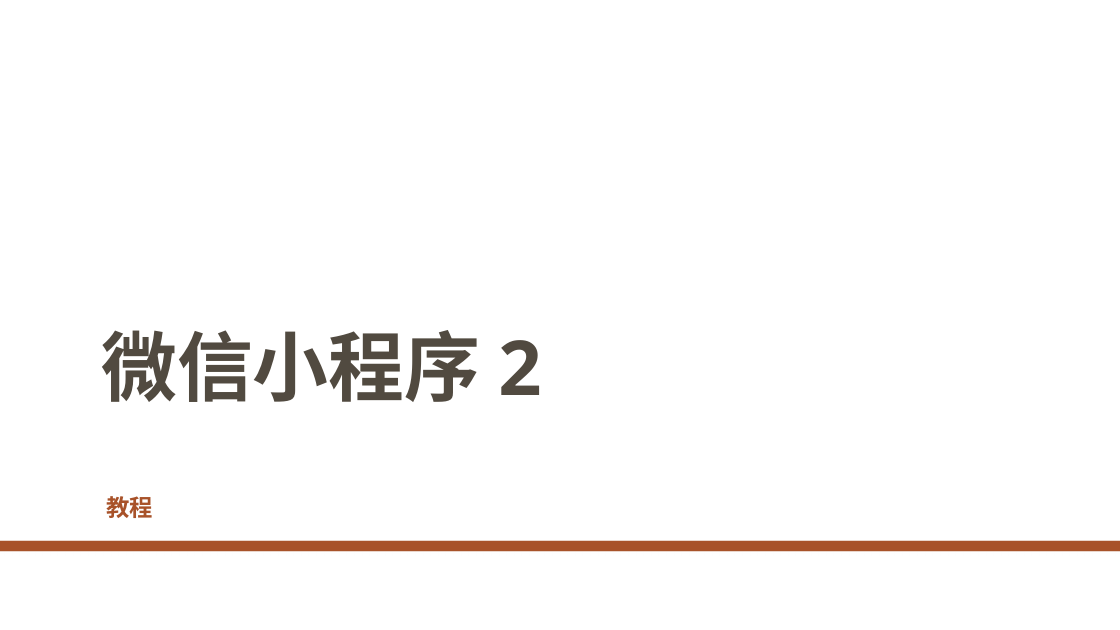
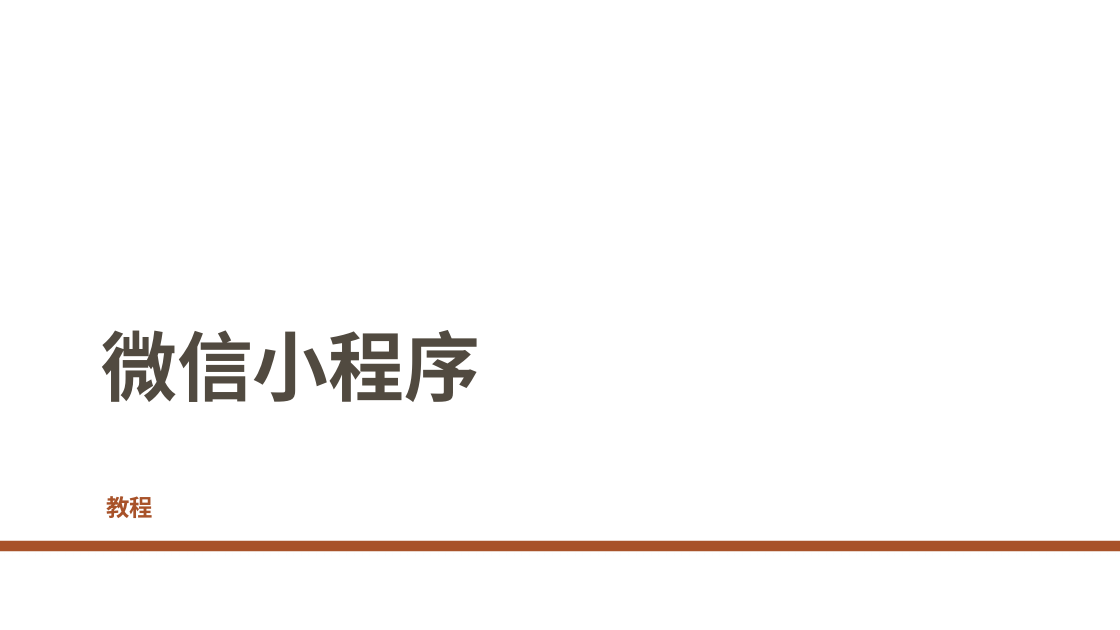
Before and after one commit to eventao/courseware, a slide deck: slide 1 of ppt/微信小程序/微信小程序.pptx. Drawn at 1120x630 pixels with LibreOffice and Linux fonts; fonts in the diff are those of the drawing; background and template pictures are left out. Boxes give left, top, right and bottom in pixels: in the first picture for what was removed or moved away, otherwise in the second. Text is boxed around its words. In the diff, an @@ line names an element or a change of style, - is before the commit and + after.

```diff
--- a/ppt/微信小程序/微信小程序.pptx
+++ b/ppt/微信小程序/微信小程序.pptx
@@ title at [101, 330, 480, 402]: text changed @@
-微信小程序 2
+微信小程序
```
Also in this commit, not shown: 1 other slide changed.
